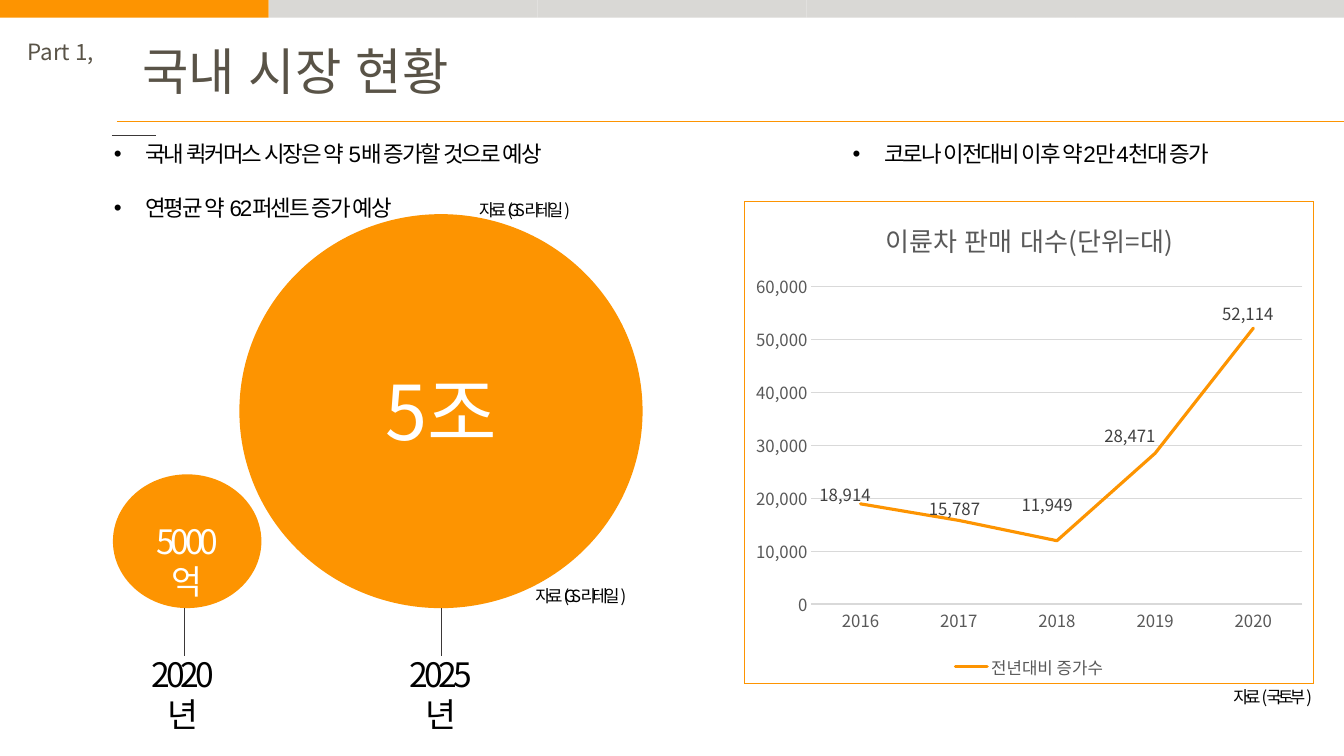
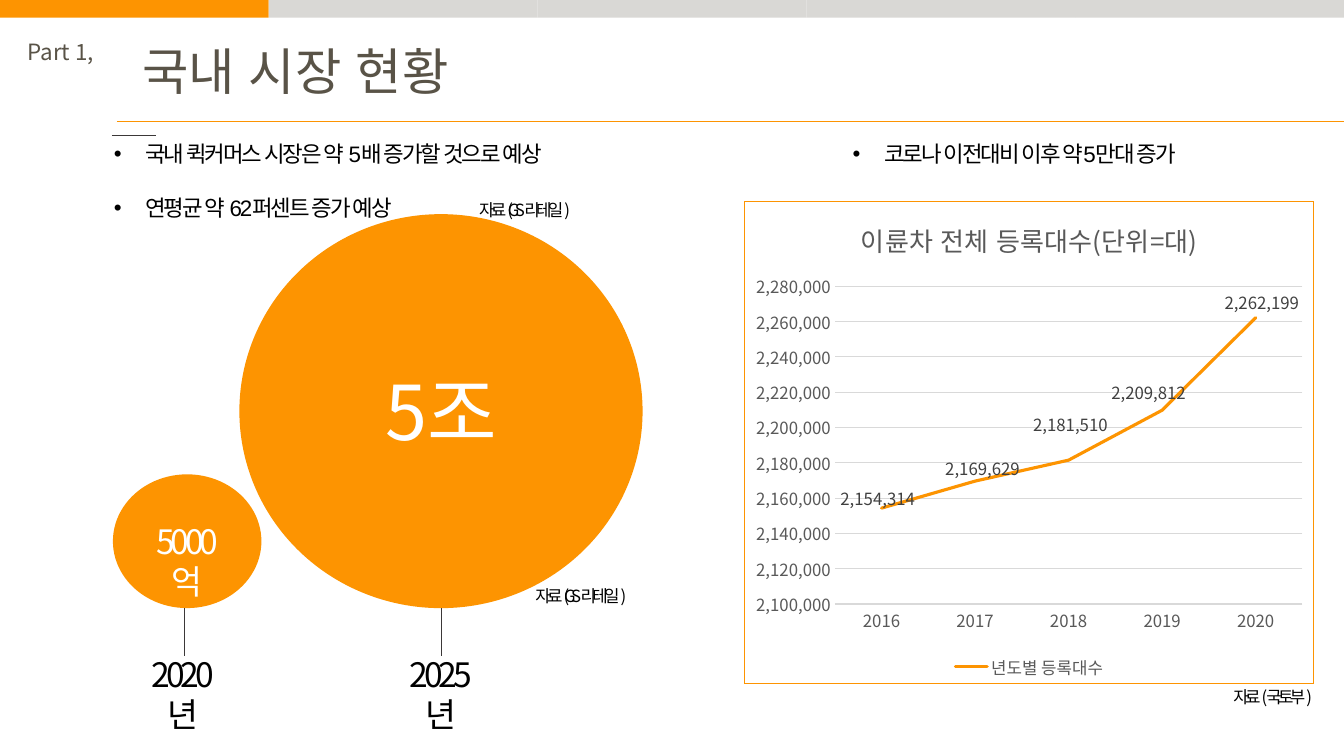
Before and after one commit to jowunnal/INCOPOST, a slide deck: slide 5 of 계획서/인코포스트 발표자료.pptx. Drawn at 1344x756 pixels with LibreOffice and Linux fonts; fonts in the diff are those of the drawing. Boxes give left, top, right and bottom in pixels: in the first picture for what was removed or moved away, otherwise in the second. Text is boxed around its words. In the diff, an @@ line names an element or a change of style, - is before the commit and + after.

```diff
--- a/계획서/인코포스트 발표자료.pptx
+++ b/계획서/인코포스트 발표자료.pptx
@@ text at [884,143,1176,164]: text changed @@
-• 코로나 이전대비 이후 약2만4천대 증가
+• 코로나 이전대비 이후 약5만대 증가
@@ line chart at [745,202,1315,684] @@
@@ title "이륜차 판매 대수(단위=대) " to "이륜차 전체 등록대수(단위=대) " @@
-전년대비 증가수: 18914, 15787, 11949, 28471, 52114
+년도별 등록대수: 2154314, 2169629, 2181510, 2209812, 2262199
```
Also in this commit, not shown: 9 other slides changed, 3 slides added, 2 other files.
